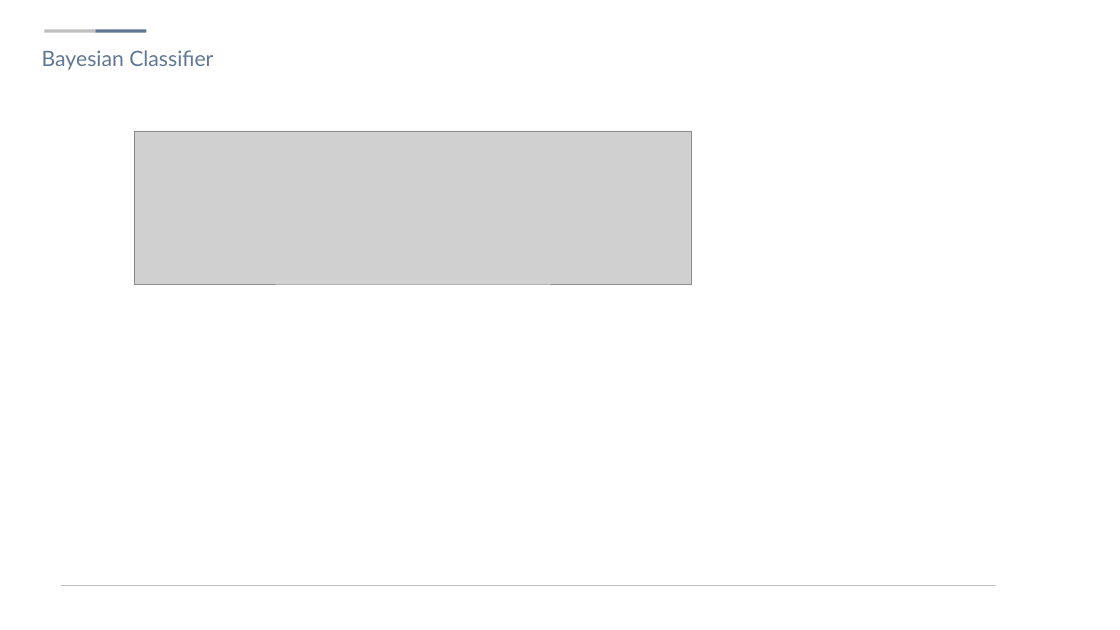
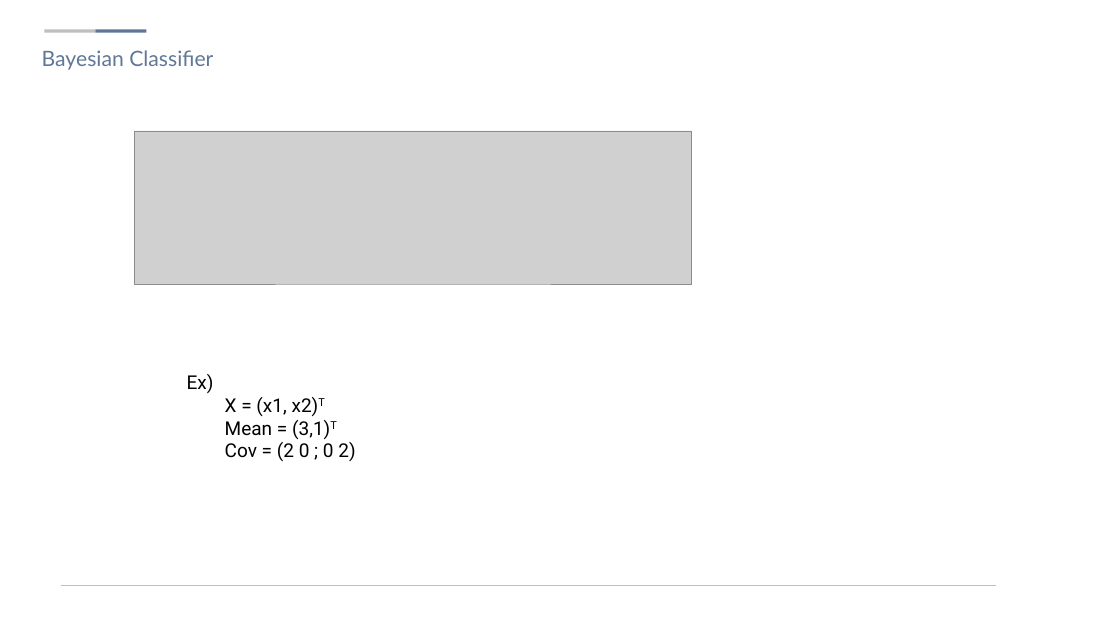
Before and after one commit to sjsong08/IDEALab_study, a slide deck: slide 22 of Machine Learning/2. Bayesian Decision Theory.pptx. Drawn at 1120x630 pixels with LibreOffice and Linux fonts; fonts in the diff are those of the drawing; grey boxes stand for pictures; background and template pictures are left out. Boxes give left, top, right and bottom in pixels: in the first picture for what was removed or moved away, otherwise in the second. Text is boxed around its words. In the diff, an @@ line names an element or a change of style, - is before the commit and + after.

Commit message:
ch2 modified

```diff
--- a/Machine Learning/2. Bayesian Decision Theory.pptx
+++ b/Machine Learning/2. Bayesian Decision Theory.pptx
@@ text added at bbox=[187, 374, 355, 461], 18 pt, text #000000 @@
+Ex)
+  X = (x1, x2)T
+  Mean = (3,1)T
+  Cov = (2 0 ; 0 2)
```
Also in this commit, not shown: 6 other slides changed, 1 slide added.
